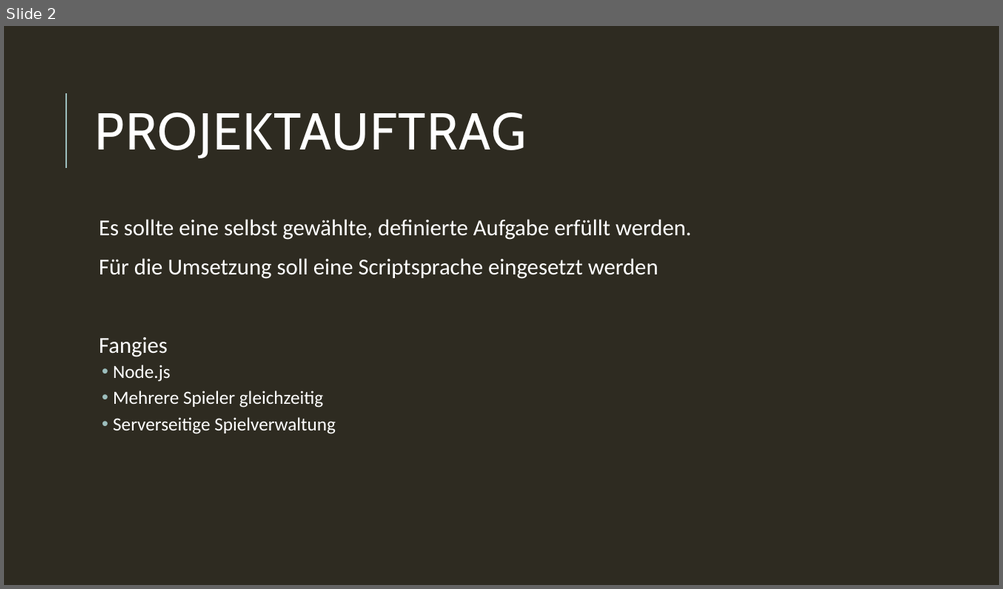
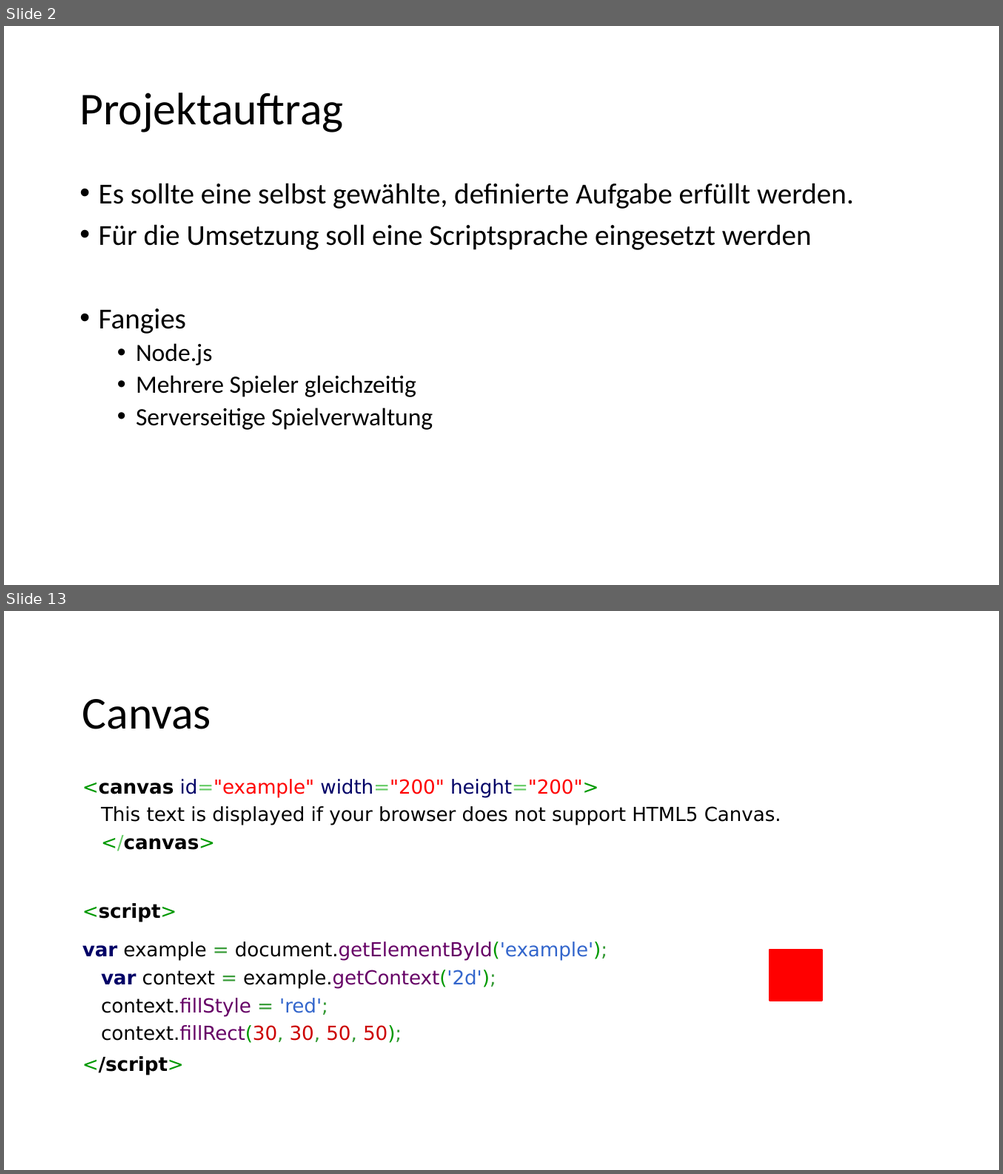
Before and after one commit to Toixinhell/Versteckies, a slide deck: Fangies.pptx. Shown one above the other, each under a label of ours: slide 2 before the commit, slides 2 and 13 after it; the slides between them are not shown. The pictures are 1003x589 and 1003x1174 pixels, drawn with LibreOffice and Linux fonts; fonts in the diff are those of the drawing. Boxes give left, top, right and bottom in pixels: in the first picture for what was removed or moved away, otherwise in the second. Text is boxed around its words. In the diff, an @@ line names an element or a change of style, - is before the commit and + after.

```diff
--- a/Fangies.pptx
+++ b/Fangies.pptx
@@ slide 13 added at <box>4,611,999,1170</box>, background #FFFFFF @@
@@ title added at <box>82,699,211,729</box>, 44 pt, text #000000 @@
+Canvas
@@ text added at <box>73,760,930,1116</box>, fill #FFFFFF, outline #FFFFFF 0.75 pt, 18.7 pt, text #000000 @@
+<canvas id="example" width="200" height="200">
+This text is displayed if your browser does not support HTML5 Canvas.
+</canvas>
+<script>
+var example = document.getElementById('example');
+var context = example.getContext('2d');
+context.fillStyle = 'red';
+context.fillRect(30, 30, 50, 50);
+</script>
@@ rectangle added at <box>768,950,822,1000</box>, fill #FF0000, outline #FF0000 1.5 pt @@
@@ slide 2 changed as well @@
@@ background #2E2B21 to #FFFFFF @@
@@ line removed from (66, 168) to (66, 93) @@
@@ title at <box>79,93,343,133</box>: text changed; size 50 to 44 pt; font Cabin to Calibri; text colour #FFFFFF to #000000 @@
-PROJEKTAUFTRAG
+Projektauftrag
@@ text "Es sollte eine selbst gewählte, ...": place and size @@
-text "Es sollte eine selbst gewählte, ..." at <box>99,219,691,434</box>
+text "Es sollte eine selbst gewählte, ..." at <box>99,183,854,430</box>
@@ text "Es sollte eine selbst gewählte, ..." at <box>99,183,854,430</box>: size 22 to 28 pt in "Es sollte eine selbst gewählte, definierte Aufgabe ...", "Für die Umsetzung soll eine Scriptsprache eingesetzt ...", "Fangies"; text colour #FFFFFF to #000000; size 18 to 24 pt in "Node.js", "Mehrere Spieler gleichzeitig", "Serverseitige Spielverwaltung"; bullet   to •; less space between paragraphs; indent changed @@
```
Also in this commit, not shown: 13 other slides changed, 18 other slides added, 2 slides removed.
